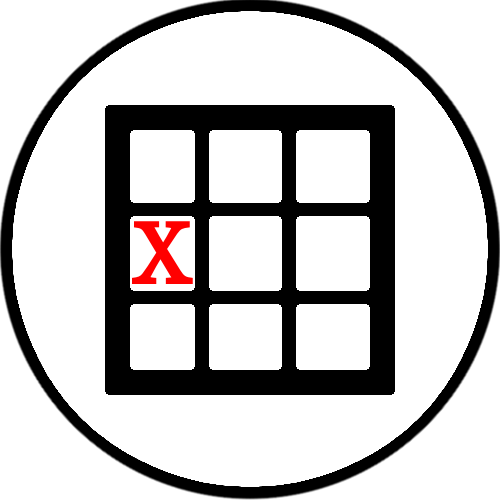
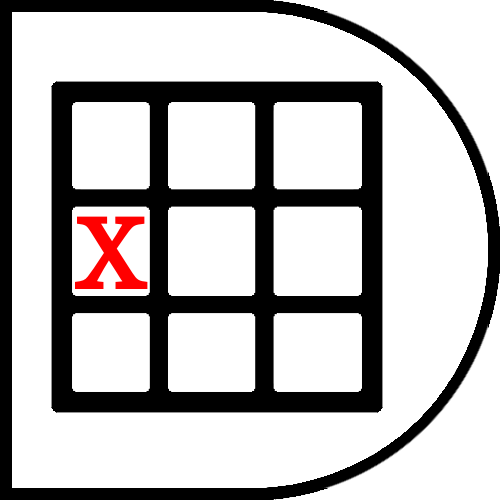
Before/after of a 500 × 500 layered artwork. What changed in the layer stack:
removed layer "Layer" over 105, 105, 395, 395
added layer "Pasted Layer #1" above "Pasted Layer" over 75, 216, 148, 289
renamed "X" to "Pasted Layer", painted on it over 51, 81, 383, 413
renamed "map.png" to "left_down.png", painted on it over 0, 0, 500, 500
